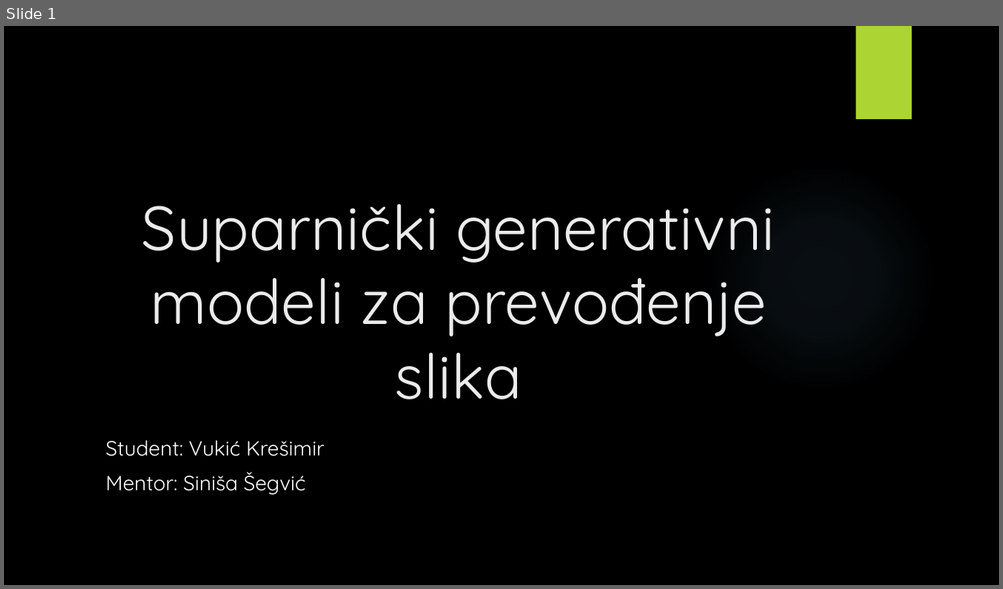
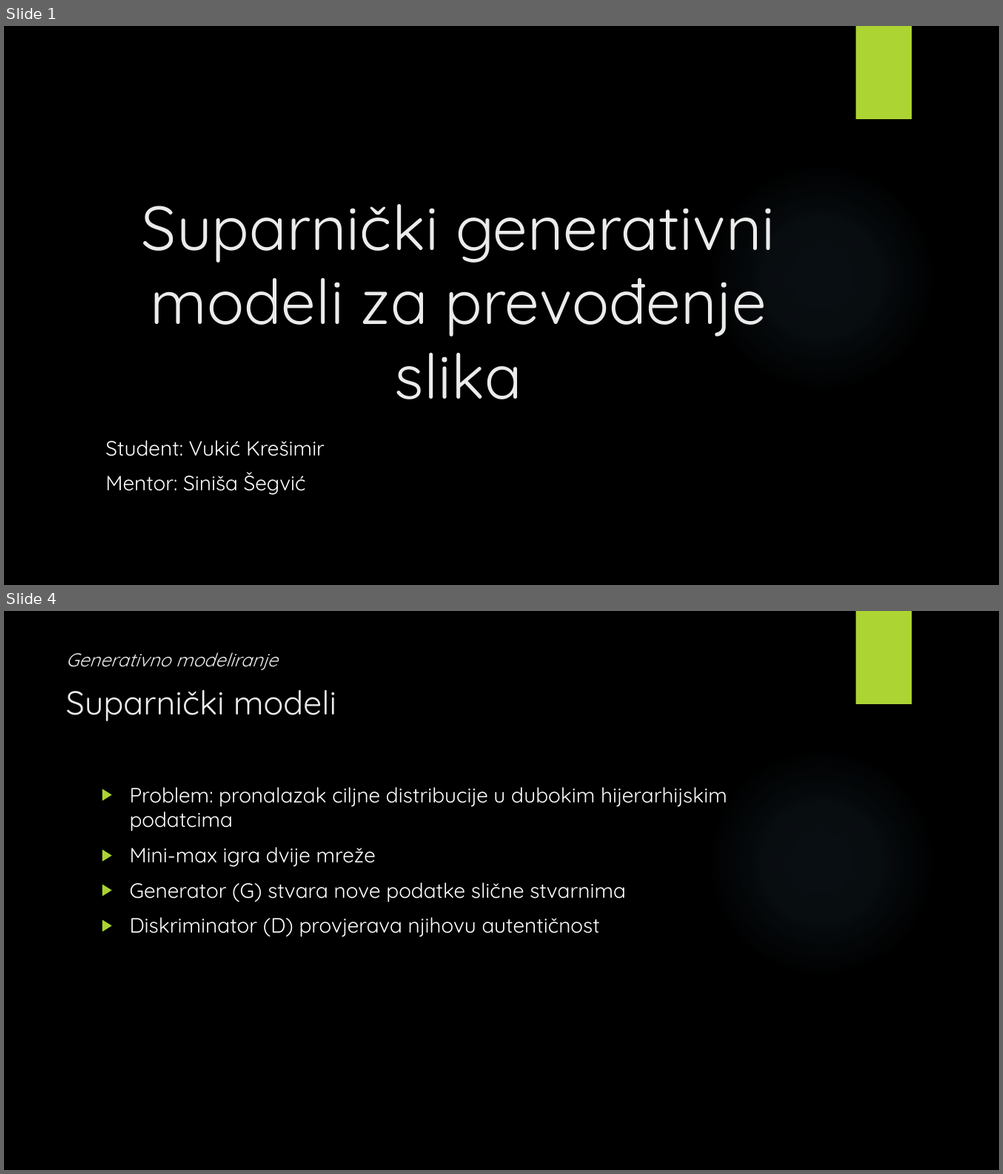
Before and after one commit to v-silverfin/fer-graduate-seminar, a slide deck: kvukic-seminar-presentation-2018.pptx. Shown one above the other, each under a label of ours: slide 1 before the commit, slides 1 and 4 after it; the slides between them are not shown. The pictures are 1003x589 and 1003x1174 pixels, drawn with LibreOffice and Linux fonts; fonts in the diff are those of the drawing; background and template pictures are left out. Boxes give left, top, right and bottom in pixels: in the first picture for what was removed or moved away, otherwise in the second. Text is boxed around its words. In the diff, an @@ line names an element or a change of style, - is before the commit and + after.

```diff
--- a/kvukic-seminar-presentation-2018.pptx
+++ b/kvukic-seminar-presentation-2018.pptx
@@ slide 4 added at <box>4,611,999,1170</box>, background picture (left out); not listed: 2 template elements that a slide beside it also shows @@
@@ text added at <box>66,652,278,670</box>, 18 pt, text #EBEBEB, italic @@
+Generativno modeliranje
@@ title added at <box>66,690,336,721</box>, 32 pt, text #EBEBEB @@
+Suparnički modeli
@@ text added at <box>130,787,727,937</box>, 20 pt, text #FFFFFF @@
+▶ Problem: pronalazak ciljne distribucije u dubokim hijerarhijskim podatcima
+▶ Mini-max igra dvije mreže
+▶ Generator (G) stvara nove podatke slične stvarnima
+▶ Diskriminator (D) provjerava njihovu autentičnost
```
Also in this commit, not shown: 5 slides changed, 18 other slides added, 4 slides removed, 2 other files.
